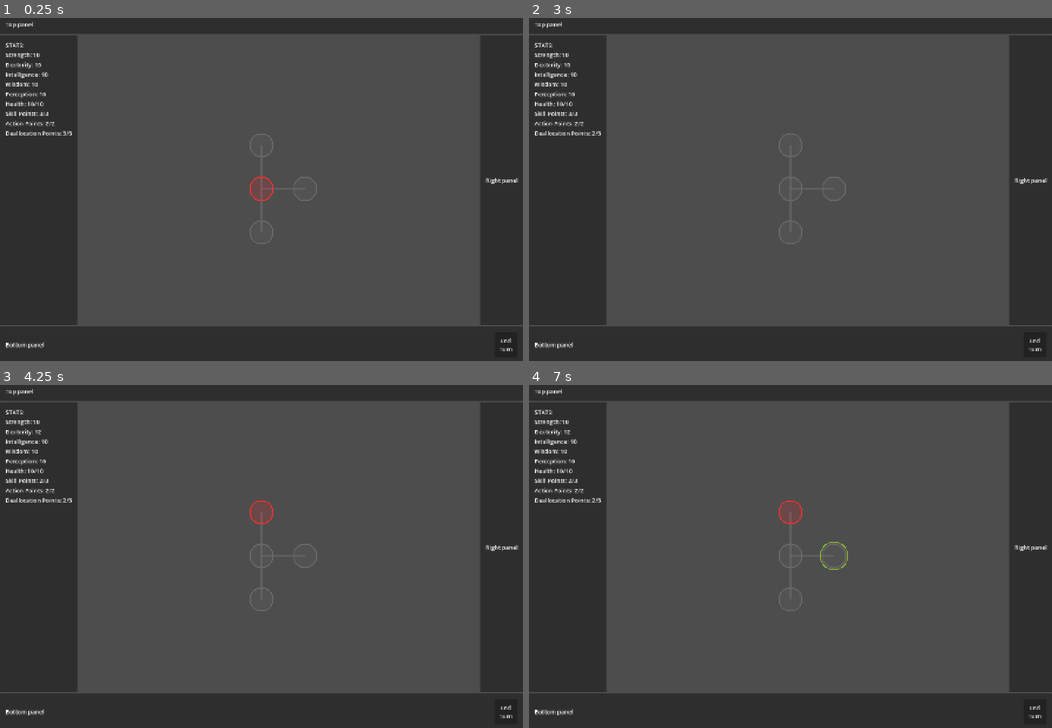
Above: before the commit, frames 1-4 (two rows, left to right).
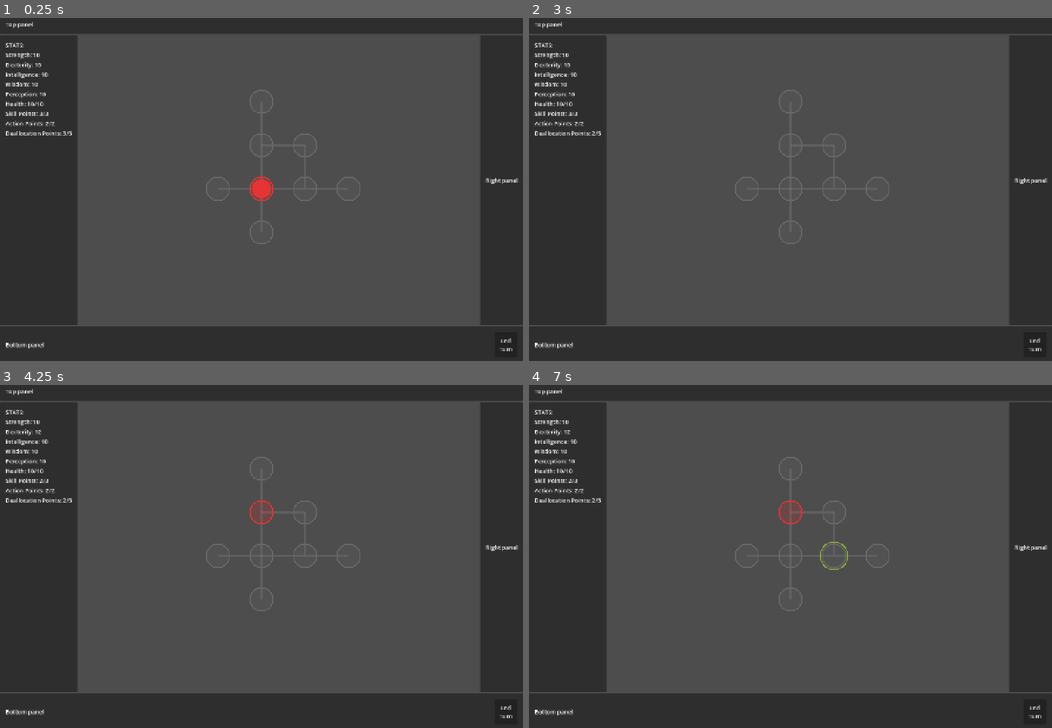
Above: after the commit, the same moments.

Repository: Koaieus/skill-tree-of-life
Game: Godot game, scene res://scenes/dev_sandbox.tscn
Two runs of this game, one before a commit and one after it. Both use one fixed random seed, a clock stepped at 60 frames per second and the inputs below.
Inputs (mouse positions are in pixels of both pictures, inside the frame that each line leads up to):
- Up to frame 1 (0.25 s): no input
- Up to frame 2 (3 s): click "End Turn" at 0.5 s; click "End Turn" at 1.25 s; click "End Turn" at 2 s; tap Enter at 2.75 s; drag from (790, 189) to (842, 110) at 2.77 s
- Up to frame 3 (4.25 s): tap Space at 3.5 s; drag from (261, 511) to (235, 625) at 3.52 s
- Up to frame 4 (7 s): tap Enter at 4.25, 5.75 s; move the mouse to (832, 556) at 4.27 s; tap R at 4.35 s; click (832, 556) at 4.42 s; tap Space at 5, 6.02, 6.5 s; drag from (790, 597) to (633, 505) at 5.02 s; move the mouse to (947, 607) at 5.77 s; tap 1 at 5.85 s; click (947, 607) at 5.92 s; drag from (633, 505) to (832, 556) at 6.52 s

The runs differ from the first frame. In frame 1, 0.3% of the frame differs, in the area x 39-69%, y 20-54%; in frame 2, 0.2%; in frame 3, 0.2%; in frame 4, 0.2%.

Commit message:
feat(entity,skill_node,scenes): CoreMarker tracks core_location + richer sandbox
Entity.core_location now has a setter that emits core_location_changed
(skip-on-equal). SkillNode listens to its own owner_changed and to the
current owner's core_location_changed, re-binding when ownership flips,
and toggles CoreMarker visibility on `owned_by == self.core_location`'s
owner. Visual indicator instead of reparenting the entity under the core.

Dev sandbox grows from 4 to 8 nodes: adds Left, NE (diagonal), Up_Out and
Right_Out (chains). The new edges form a Core–Up–NE–Right–Core 4-cycle
plus two chain extensions, so the cut-vertex deallocation gate has both
no-cut (cycle) and cut (chain) cases to exercise by clicking around.

Diff:
--- a/entity/entity.gd
+++ b/entity/entity.gd
@@ -7,10 +7,17 @@
 ## a child `EntityNavigator` that mirrors the owned-subgraph for connectivity
 ## queries (islanding checks now; combat path/reach queries later).
 
+signal core_location_changed
+
 @export var display_name: String = "Entity"
 @export var color: Color = Color.WHITE
 @export var stat_board: StatBoard = null
-@export var core_location: SkillNode
+@export var core_location: SkillNode:
+	set(value):
+		if core_location == value:
+			return
+		core_location = value
+		core_location_changed.emit()
 
 ## Auto-created on _ready when the entity has a Graph ancestor. Stays null
 ## in editor (`@tool` short-circuit) and in stand-alone tests with no graph.
--- a/scenes/dev_sandbox.tscn
+++ b/scenes/dev_sandbox.tscn
@@ -27,6 +27,26 @@
 script = ExtResource("2_mod")
 stat_id = &"health_max"
 value = 5.0
+
+[sub_resource type="Resource" id="mod_int_2"]
+script = ExtResource("2_mod")
+stat_id = &"intelligence"
+value = 2.0
+
+[sub_resource type="Resource" id="mod_per_2"]
+script = ExtResource("2_mod")
+stat_id = &"perception"
+value = 2.0
+
+[sub_resource type="Resource" id="mod_dex_1"]
+script = ExtResource("2_mod")
+stat_id = &"dexterity"
+value = 1.0
+
+[sub_resource type="Resource" id="mod_str_1"]
+script = ExtResource("2_mod")
+stat_id = &"strength"
+value = 1.0
 
 [node name="DevSandbox" type="Node2D" unique_id=325788489]
 script = ExtResource("1_dev")
@@ -74,6 +94,31 @@
 from = NodePath("../../Nodes/Core")
 to = NodePath("../../Nodes/Down")
 
+[node name="Edge_Core_Left" type="Node2D" parent="Graph/Edges" node_paths=PackedStringArray("from", "to")]
+script = ExtResource("4_edge")
+from = NodePath("../../Nodes/Core")
+to = NodePath("../../Nodes/Left")
+
+[node name="Edge_Up_NE" type="Node2D" parent="Graph/Edges" node_paths=PackedStringArray("from", "to")]
+script = ExtResource("4_edge")
+from = NodePath("../../Nodes/Up")
+to = NodePath("../../Nodes/NE")
+
+[node name="Edge_Right_NE" type="Node2D" parent="Graph/Edges" node_paths=PackedStringArray("from", "to")]
+script = ExtResource("4_edge")
+from = NodePath("../../Nodes/Right")
+to = NodePath("../../Nodes/NE")
+
+[node name="Edge_Up_UpOut" type="Node2D" parent="Graph/Edges" node_paths=PackedStringArray("from", "to")]
+script = ExtResource("4_edge")
+from = NodePath("../../Nodes/Up")
+to = NodePath("../../Nodes/Up_Out")
+
+[node name="Edge_Right_RightOut" type="Node2D" parent="Graph/Edges" node_paths=PackedStringArray("from", "to")]
+script = ExtResource("4_edge")
+from = NodePath("../../Nodes/Right")
+to = NodePath("../../Nodes/Right_Out")
+
 [node name="Nodes" type="Node2D" parent="Graph" unique_id=1697871484]
 
 [node name="Core" parent="Graph/Nodes" unique_id=23072700 node_paths=PackedStringArray("owned_by") instance=ExtResource("9_skill")]
@@ -92,6 +137,22 @@
 position = Vector2(720, 600)
 modifiers = Array[ExtResource("2_mod")]([SubResource("mod_hp_5")])
 
+[node name="Left" parent="Graph/Nodes" instance=ExtResource("9_skill")]
+position = Vector2(600, 480)
+modifiers = Array[ExtResource("2_mod")]([SubResource("mod_int_2")])
+
+[node name="NE" parent="Graph/Nodes" instance=ExtResource("9_skill")]
+position = Vector2(840, 360)
+modifiers = Array[ExtResource("2_mod")]([SubResource("mod_per_2")])
+
+[node name="Up_Out" parent="Graph/Nodes" instance=ExtResource("9_skill")]
+position = Vector2(720, 240)
+modifiers = Array[ExtResource("2_mod")]([SubResource("mod_dex_1")])
+
+[node name="Right_Out" parent="Graph/Nodes" instance=ExtResource("9_skill")]
+position = Vector2(960, 480)
+modifiers = Array[ExtResource("2_mod")]([SubResource("mod_str_1")])
+
 [node name="PlayerInputController" type="Node" parent="." unique_id=430342798 node_paths=PackedStringArray("graph", "allocation_system", "player")]
 script = ExtResource("8_input")
 graph = NodePath("../Graph")
--- a/skill_node/skill_node.gd
+++ b/skill_node/skill_node.gd
@@ -29,10 +29,27 @@
 		_sync_collision()
 
 @onready var hover_ring: Node2D = $Visuals/HoverRing
+@onready var core_marker: Node2D = $Visuals/CoreMarker
+
+# Owner subscription tracking — re-bound whenever `owned_by` changes so the
+# CoreMarker reflects the *current* owner's core_location, not a stale one.
+var _bound_owner: Entity = null
 
 
 func _ready() -> void:
 	_sync_collision()
+	owner_changed.connect(_refresh_core_marker)
+	_refresh_core_marker()
+
+
+func _refresh_core_marker() -> void:
+	if _bound_owner != owned_by:
+		if _bound_owner != null and _bound_owner.core_location_changed.is_connected(_refresh_core_marker):
+			_bound_owner.core_location_changed.disconnect(_refresh_core_marker)
+		_bound_owner = owned_by
+		if _bound_owner != null:
+			_bound_owner.core_location_changed.connect(_refresh_core_marker)
+	core_marker.visible = owned_by != null and owned_by.core_location == self
 
 
 func _sync_collision() -> void:
